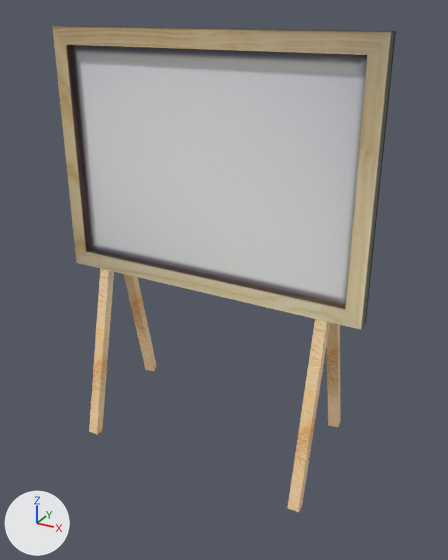
A saved change to the FBX model whiteboard.fbx.
One viewpoint serves both versions: a 50 mm lens placed at (1.78, -3.03, 2.43), pointed at (0.13, -0.04, 0.94). The axes (+X, +Y, +Z) are drawn at lower left. The lights are the same throughout. Where no turn or scale is listed for an object, it has been applied to the vertices.
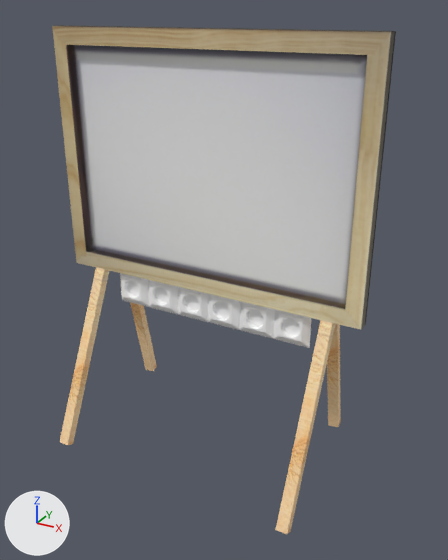
What differs and where, as boxes (x1, y1, x2, y2) in the pictures (448 x 560 px):
'pPlane10', added: after (120, 273, 311, 348)
'pCube3', moved, turned: before (89, 268, 114, 434); after (60, 268, 109, 445)
'pCube7', moved, turned: before (288, 319, 330, 512); after (275, 320, 335, 534)

What the commit changed:
Material 'pallette_blinn' (mat_pallette_blinn) is new.
Its base color is (1.0, 1.0, 1.0) (white #ffffff).
Its roughness is 0.749.
Mesh me_mesh_006_1 is new.
It has 2130 vertices, 2058 faces and spans x -0.685..0.685, y -0.016..0.015, z -0.117..0.117.
It uses material mat_pallette_blinn (white #ffffff).
Object 'pCube7' (ob_pcube7) moves from (0.766, -0.161, 0.277) to (0.8, -0.29, 0.297).
Object 'pCube7' (ob_pcube7) turns from (77, 0, 0) to (64, 0, 0) degrees about x, y and z.
Object 'pCube3' (ob_pcube3) moves from (-0.761, -0.161, 0.277) to (-0.796, -0.29, 0.297).
Object 'pCube3' (ob_pcube3) turns from (77, 0, 0) to (64, 0, 0) degrees about x, y and z.
Object 'pPlane10' (ob_pplane10) is new; it shows me_mesh_006_1.
Its location is (0.006, -0.02, 0.721).
